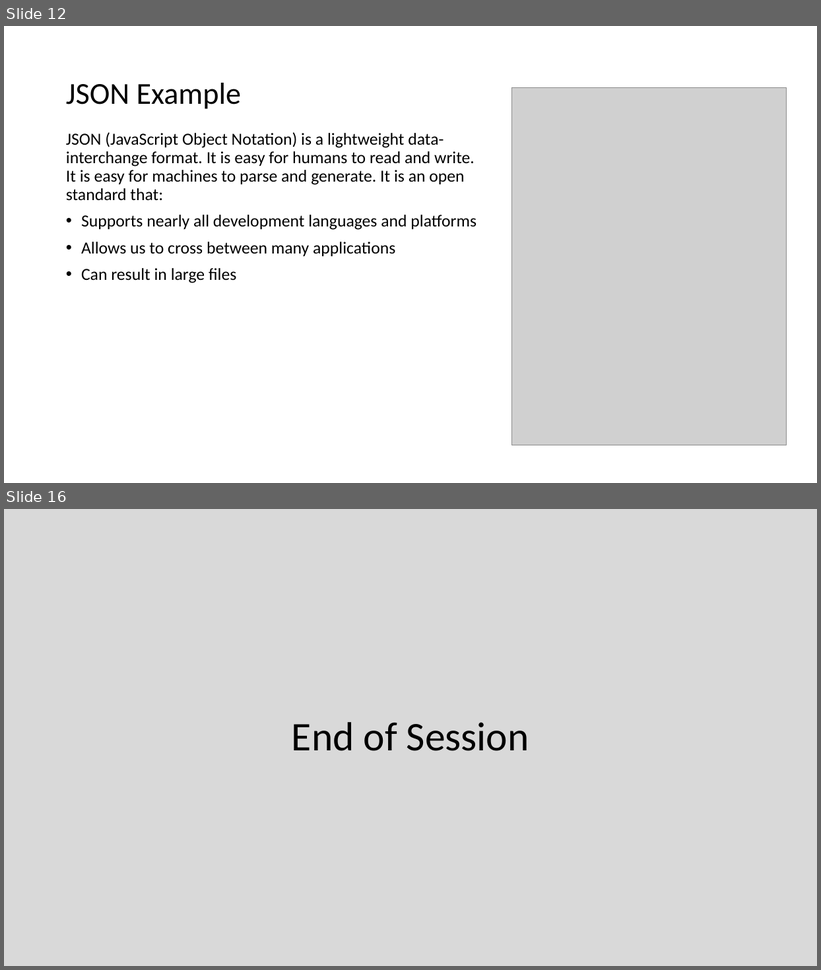
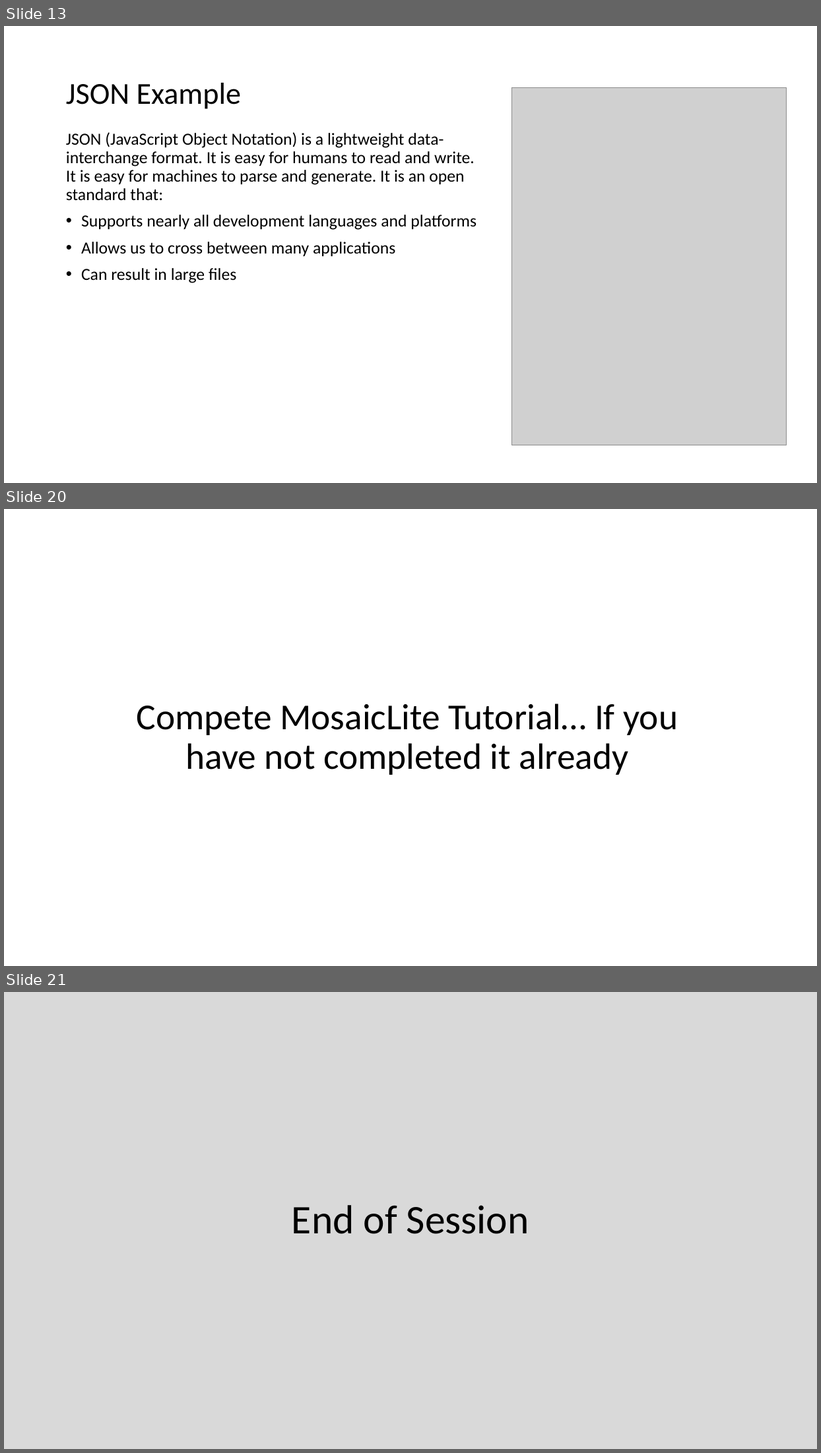
Before and after one commit to jamesbaptiste1/cpsc-24500-2019-01-spring-lt1, a slide deck: lecture-presentations/sprint-4.pptx. Shown one above the other, each under a label of ours: slides 12 and 16 before the commit, slides 13, 20 and 21 after it; the slides between them are not shown. The pictures are 821x970 and 821x1453 pixels, drawn with LibreOffice and Linux fonts; fonts in the diff are those of the drawing; grey boxes stand for pictures. Boxes give left, top, right and bottom in pixels: in the first picture for what was removed or moved away, otherwise in the second. Text is boxed around its words. In the diff, an @@ line names an element or a change of style, - is before the commit and + after.

```diff
--- a/lecture-presentations/sprint-4.pptx
+++ b/lecture-presentations/sprint-4.pptx
@@ slide 20 added at [4, 509, 817, 966], background #FFFFFF @@
@@ title added at [137, 704, 678, 775], 43.2 pt, text #000000 @@
+Compete MosaicLite Tutorial… If you have not completed it already
@@ what was slide 12 is now slide 13 @@
@@ what was slide 16 is now slide 21 @@
```
Also in this commit, not shown: 5 slides changed, 5 other slides added, 1 slide removed.
